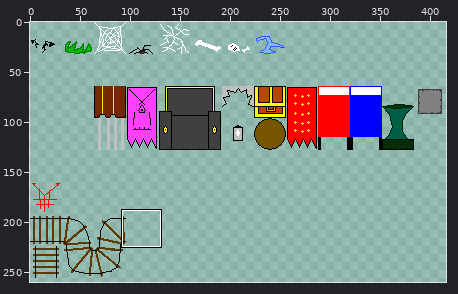
Sprite sheet, stored at GM Proj/background/images/bg_aesthetics.png. The picture above shows the old version from afar; the outline marks the close-up.
Close-up. Before the commit:
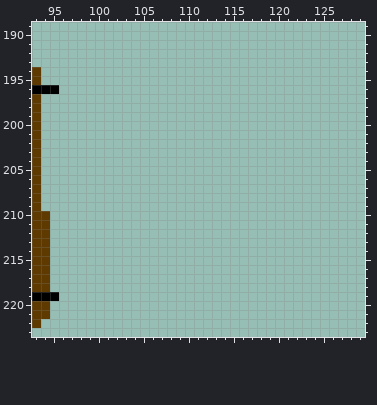
The file is 512x512 pixels. Pixels under 10% opacity are left out. Colours within 5 levels of each other are drawn and written as one. Shown: x 93..129, y 189..223. The wide view leaves out empty margins.
Now the later version:
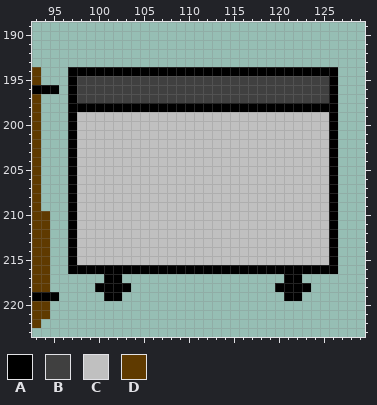
Palette (. is transparent): A #000000  B #404040  C #c0c0c0  D #5f3a00
The commit says: Level 9 -- Added new areas to explore and minecarts
Edits made:
{"y":194,"x":97,"old":"..............................","new":"AAAAAAAAAAAAAAAAAAAAAAAAAAAAAA"}
{"y":195,"x":97,"old":"..............................","new":"ABBBBBBBBBBBBBBBBBBBBBBBBBBBBA"}
{"y":196,"x":97,"old":"..............................","new":"ABBBBBBBBBBBBBBBBBBBBBBBBBBBBA"}
{"y":197,"x":97,"old":"..............................","new":"ABBBBBBBBBBBBBBBBBBBBBBBBBBBBA"}
{"y":198,"x":97,"old":"..............................","new":"AAAAAAAAAAAAAAAAAAAAAAAAAAAAAA"}
{"y":199,"x":97,"old":"..............................","new":"ACCCCCCCCCCCCCCCCCCCCCCCCCCCCA"}
{"y":200,"x":97,"old":"..............................","new":"ACCCCCCCCCCCCCCCCCCCCCCCCCCCCA"}
{"y":201,"x":97,"old":"..............................","new":"ACCCCCCCCCCCCCCCCCCCCCCCCCCCCA"}
{"y":202,"x":97,"old":"..............................","new":"ACCCCCCCCCCCCCCCCCCCCCCCCCCCCA"}
{"y":203,"x":97,"old":"..............................","new":"ACCCCCCCCCCCCCCCCCCCCCCCCCCCCA"}
{"y":204,"x":97,"old":"..............................","new":"ACCCCCCCCCCCCCCCCCCCCCCCCCCCCA"}
{"y":205,"x":97,"old":"..............................","new":"ACCCCCCCCCCCCCCCCCCCCCCCCCCCCA"}
{"y":206,"x":97,"old":"..............................","new":"ACCCCCCCCCCCCCCCCCCCCCCCCCCCCA"}
{"y":207,"x":97,"old":"..............................","new":"ACCCCCCCCCCCCCCCCCCCCCCCCCCCCA"}
{"y":208,"x":97,"old":"..............................","new":"ACCCCCCCCCCCCCCCCCCCCCCCCCCCCA"}
{"y":209,"x":97,"old":"..............................","new":"ACCCCCCCCCCCCCCCCCCCCCCCCCCCCA"}
{"y":210,"x":97,"old":"..............................","new":"ACCCCCCCCCCCCCCCCCCCCCCCCCCCCA"}
{"y":211,"x":97,"old":"..............................","new":"ACCCCCCCCCCCCCCCCCCCCCCCCCCCCA"}
{"y":212,"x":97,"old":"..............................","new":"ACCCCCCCCCCCCCCCCCCCCCCCCCCCCA"}
{"y":213,"x":97,"old":"..............................","new":"ACCCCCCCCCCCCCCCCCCCCCCCCCCCCA"}
{"y":214,"x":97,"old":"..............................","new":"ACCCCCCCCCCCCCCCCCCCCCCCCCCCCA"}
{"y":215,"x":97,"old":"..............................","new":"ACCCCCCCCCCCCCCCCCCCCCCCCCCCCA"}
{"y":216,"x":97,"old":"..............................","new":"AAAAAAAAAAAAAAAAAAAAAAAAAAAAAA"}
{"y":217,"x":101,"old":"..","new":"AA"}
{"y":217,"x":121,"old":"..","new":"AA"}
{"y":218,"x":100,"old":"....","new":"AAAA"}
{"y":218,"x":120,"old":"....","new":"AAAA"}
{"y":219,"x":101,"old":"..","new":"AA"}
{"y":219,"x":121,"old":"..","new":"AA"}
{"label":"added","picture_box":[68,67,338,301]}
